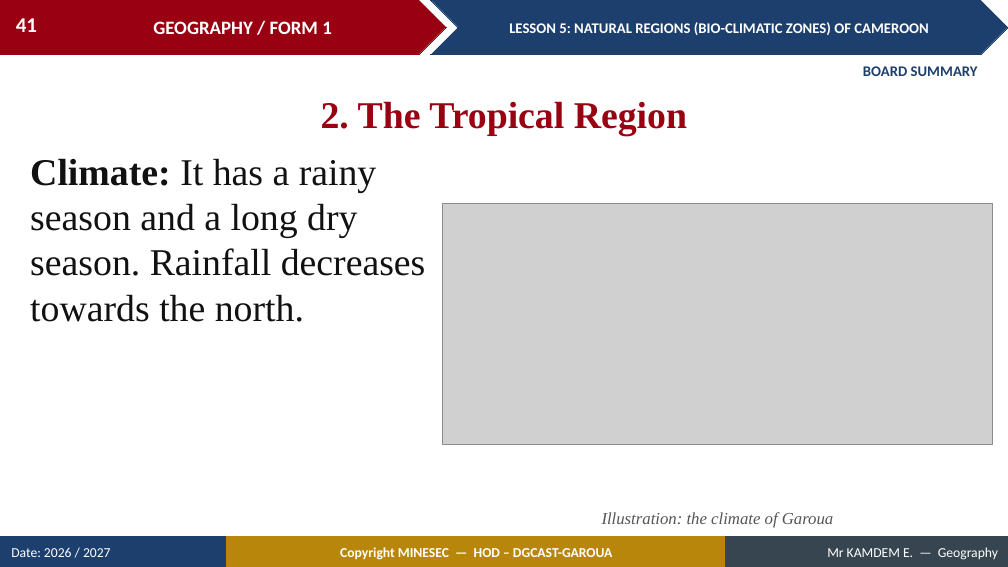
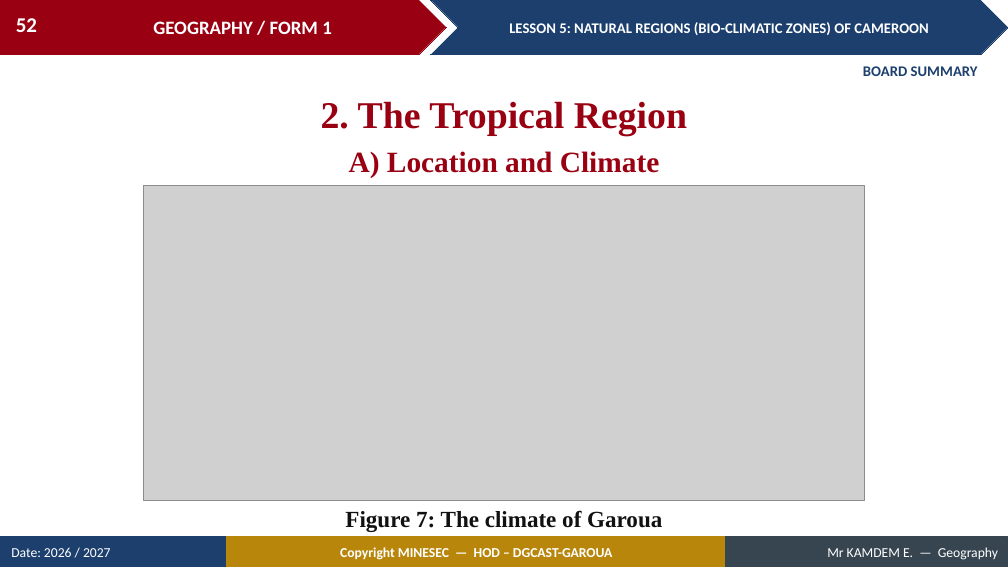
Before and after one commit to Berthautk/linea-github, a slide deck: slide 52 of lecons/F1/08_F1_M2_L05_Natural_Regions_Bio_climatic_Zones_of_Cameroon.pptx (slide 41 before the commit). Drawn at 1008x567 pixels with LibreOffice and Linux fonts; fonts in the diff are those of the drawing; grey boxes stand for pictures. Boxes give left, top, right and bottom in pixels: in the first picture for what was removed or moved away, otherwise in the second. Text is boxed around its words. In the diff, an @@ line names an element or a change of style, - is before the commit and + after.

```diff
--- a/lecons/F1/08_F1_M2_L05_Natural_Regions_Bio_climatic_Zones_of_Cameroon.pptx
+++ b/lecons/F1/08_F1_M2_L05_Natural_Regions_Bio_climatic_Zones_of_Cameroon.pptx
@@ page number at box(16, 18, 37, 32): text changed @@
-41
+52
@@ text "A) Location and Climate" at box(349, 151, 659, 178): vertical alignment top to middle @@
@@ text at box(349, 151, 659, 178): text changed; size 36 to 28 pt; text colour #111111 to #990011; bold on @@
-Climate: It has a rainy season and a long dry season. Rainfall decreases towards the north.
+A) Location and Climate
@@ picture: place and size @@
-picture at box(442, 203, 993, 445)
+picture at box(144, 185, 864, 501)
@@ text at box(345, 510, 662, 532): text changed; size 16 to 22 pt; text colour #555555 to #111111; bold on; italic off @@
-Illustration: the climate of Garoua
+Figure 7: The climate of Garoua
```
Also in this commit, not shown: 32 other slides changed, 20 slides added, 4 slides removed, 5 other files.
